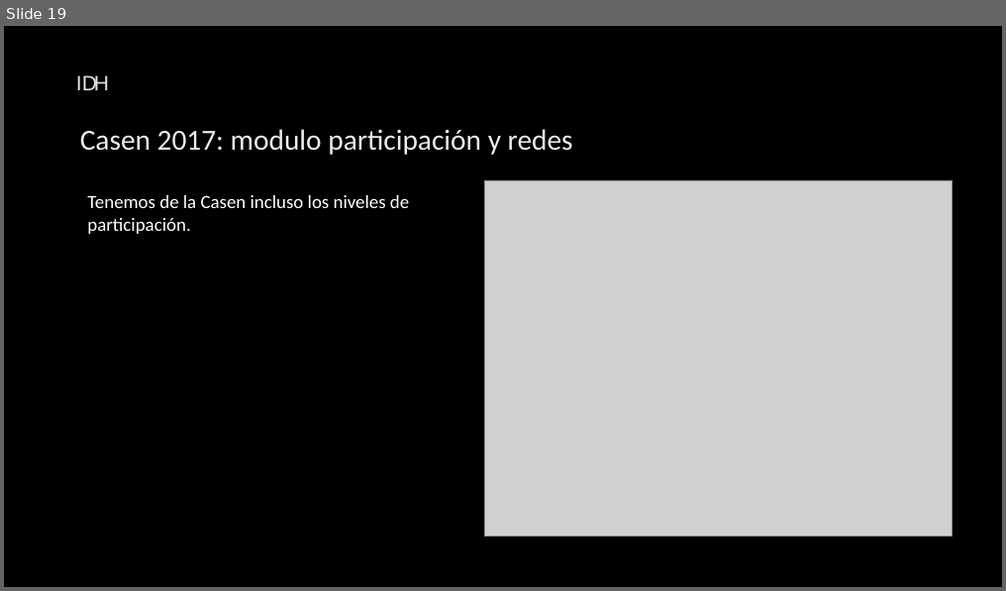
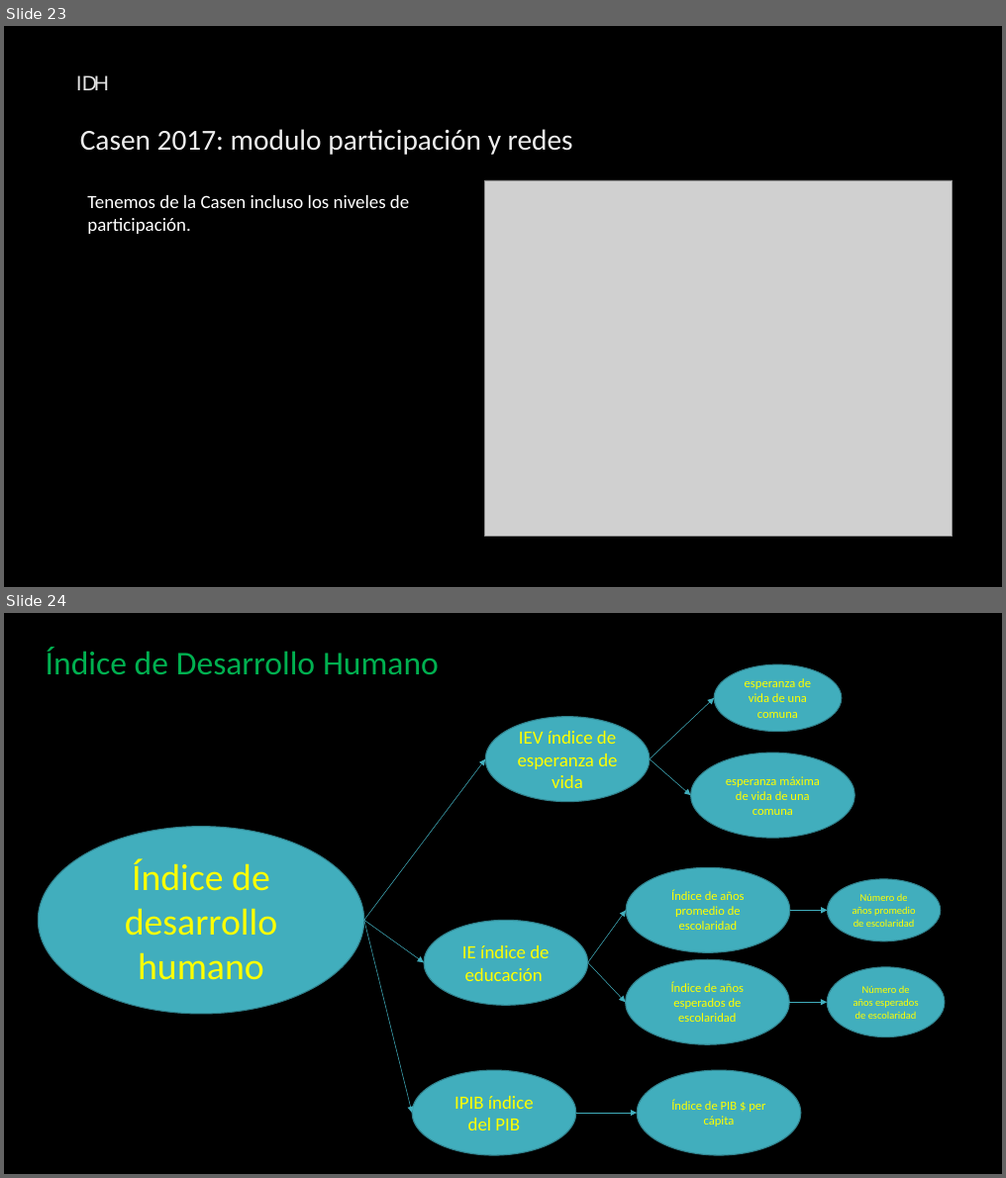
Before and after one commit to Sud-Austral/ds_indices, a slide deck: indices.pptx. Shown one above the other, each under a label of ours: slide 19 before the commit, slides 23 and 24 after it. The pictures are 1006x591 and 1006x1178 pixels, drawn with LibreOffice and Linux fonts; fonts in the diff are those of the drawing; grey boxes stand for pictures; background and template pictures are left out. Boxes give left, top, right and bottom in pixels: in the first picture for what was removed or moved away, otherwise in the second. Text is boxed around its words. In the diff, an @@ line names an element or a change of style, - is before the commit and + after.

```diff
--- a/indices.pptx
+++ b/indices.pptx
@@ slide 24 added at [4, 613, 1002, 1174], background picture (left out) @@
@@ text added at [46, 647, 439, 674], 32 pt, text #00B050 @@
+Índice de Desarrollo Humano
@@ ellipse added at [715, 664, 842, 731], fill #41AEBD, outline #30818C 1 pt, 12 pt, text #FFFF00 @@
+esperanza de vida de una comuna
@@ arrow added from (649, 759) to (715, 698), #41AEBD 0.5 pt @@
@@ ellipse added at [485, 716, 649, 802], fill #41AEBD, outline #30818C 1 pt, 18 pt, text #FFFF00 @@
+IEV índice de esperanza de vida
@@ arrow added from (364, 920) to (485, 759), #41AEBD 0.5 pt @@
@@ arrow added from (649, 759) to (690, 796), #41AEBD 0.5 pt @@
@@ ellipse added at [690, 753, 854, 839], fill #41AEBD, outline #30818C 1 pt, 12 pt, text #FFFF00 @@
+esperanza máxima de vida de una comuna
@@ ellipse added at [38, 827, 364, 1014], fill #41AEBD, outline #30818C 1 pt, 36 pt, text #FFFF00 @@
+Índice de desarrollo humano
@@ ellipse added at [626, 867, 790, 953], fill #41AEBD, outline #30818C 1 pt, 12 pt, text #FFFF00 @@
+Índice de años promedio de escolaridad
@@ ellipse added at [828, 879, 941, 942], fill #41AEBD, outline #30818C 1 pt, 10 pt, text #FFFF00 @@
+Número de años promedio de escolaridad
@@ arrow added from (364, 920) to (424, 962), #41AEBD 0.5 pt @@
@@ arrow added from (364, 920) to (412, 1113), #41AEBD 0.5 pt @@
@@ ellipse added at [424, 920, 588, 1005], fill #41AEBD, outline #30818C 1 pt, 18 pt, text #FFFF00 @@
+IE índice de educación
@@ arrow added from (588, 962) to (626, 910), #41AEBD 0.5 pt @@
@@ arrow added from (790, 910) to (828, 910), #41AEBD 0.5 pt @@
@@ arrow added from (588, 962) to (626, 1002), #41AEBD 0.5 pt @@
@@ ellipse added at [626, 959, 789, 1045], fill #41AEBD, outline #30818C 1 pt, 12 pt, text #FFFF00 @@
+Índice de años esperados de escolaridad
@@ ellipse added at [827, 967, 944, 1038], fill #41AEBD, outline #30818C 1 pt, 10 pt, text #FFFF00 @@
+Número de años esperados de escolaridad
@@ arrow added from (789, 1002) to (827, 1002), #41AEBD 0.5 pt @@
@@ ellipse added at [412, 1070, 576, 1156], fill #41AEBD, outline #30818C 1 pt, 18 pt, text #FFFF00 @@
+IPIB índice del PIB
@@ ellipse added at [637, 1070, 801, 1156], fill #41AEBD, outline #30818C 1 pt, 12 pt, text #FFFF00 @@
+Índice de PIB $ per cápita
@@ arrow added from (576, 1113) to (637, 1113), #41AEBD 0.5 pt @@
@@ what was slide 19 is now slide 23 @@
```
Also in this commit, not shown: 3 slides changed, 13 other slides added, 3 slides removed, 14 other files.
